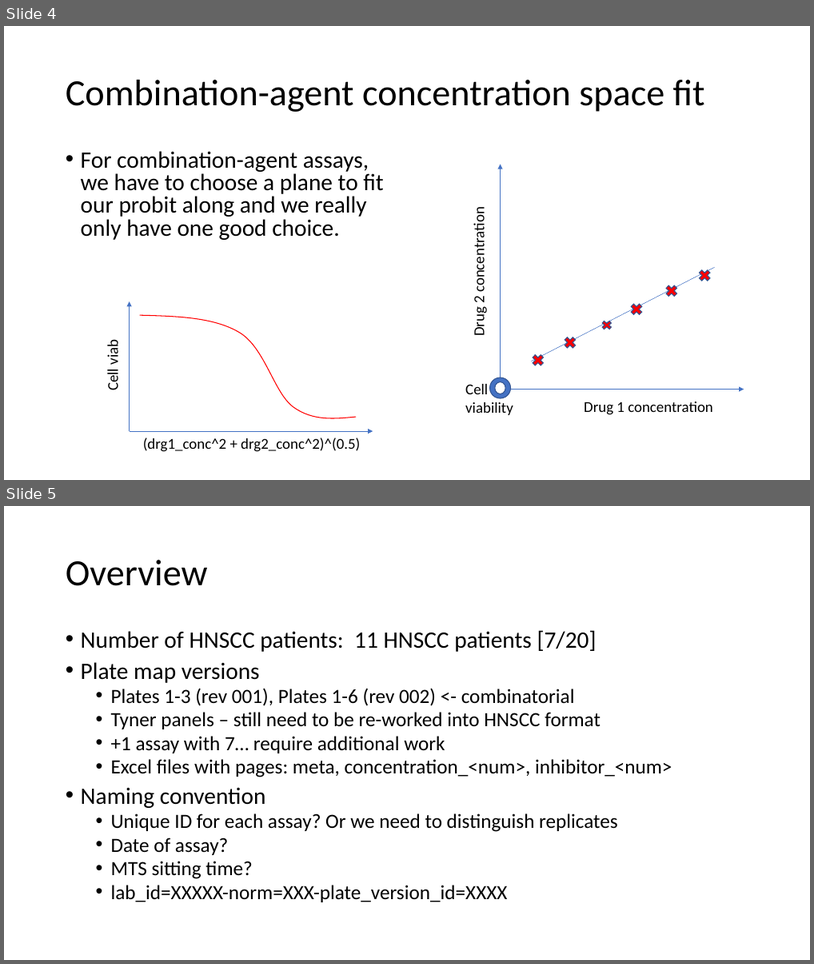
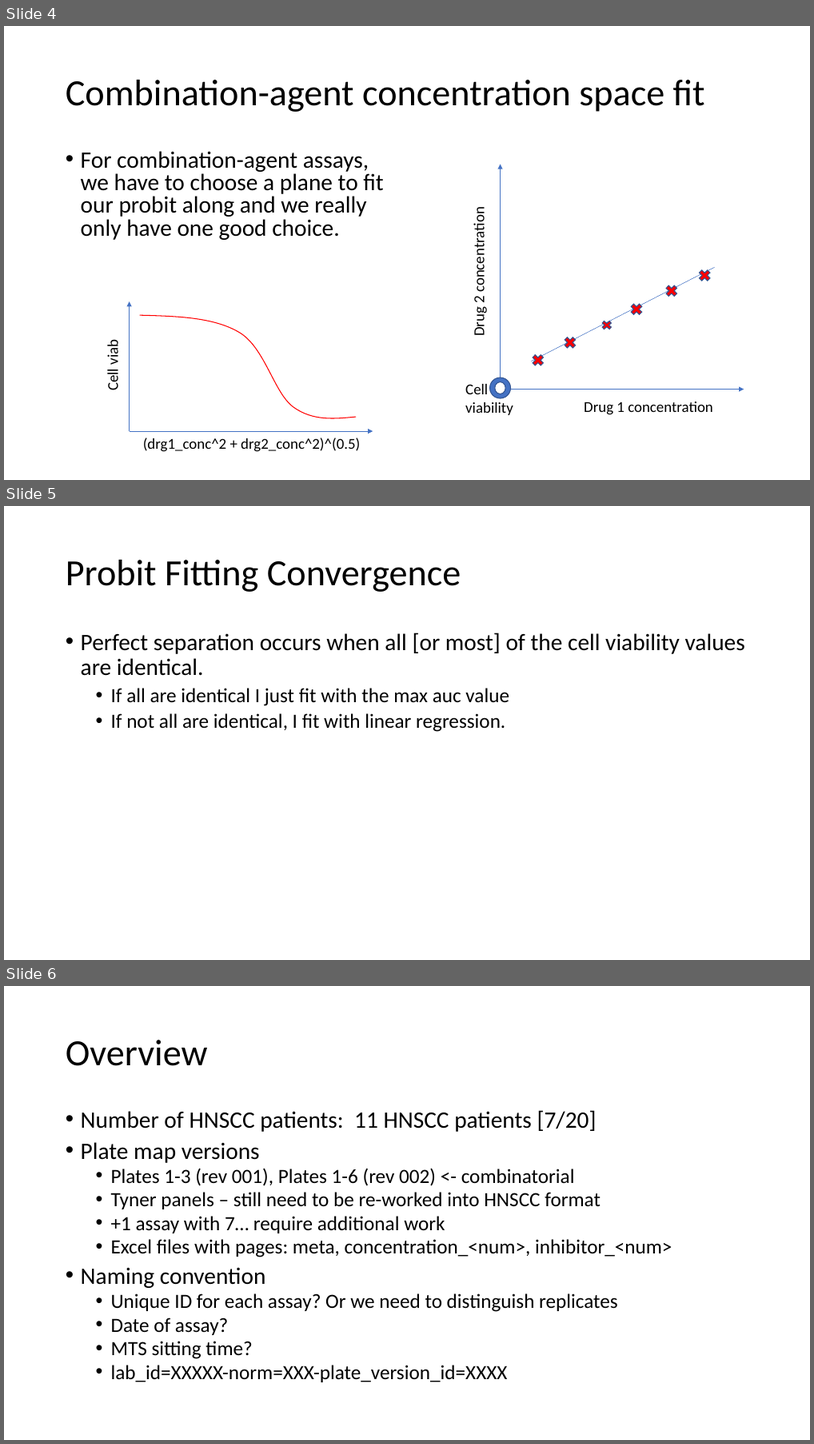
Before and after one commit to nathanieljevans/HNSCC_functional_data_pipeline, a slide deck: docs/HNSCC_functional_assay_pipeline_development.pptx. Shown one above the other, each under a label of ours: slides 4 and 5 before the commit, slides 4, 5 and 6 after it. The pictures are 814x964 and 814x1444 pixels, drawn with LibreOffice and Linux fonts; fonts in the diff are those of the drawing. Boxes give left, top, right and bottom in pixels: in the first picture for what was removed or moved away, otherwise in the second. Text is boxed around its words. In the diff, an @@ line names an element or a change of style, - is before the commit and + after.

Commit message:
updated ppt to include slide on probit convergence issues with perfect separation

```diff
--- a/docs/HNSCC_functional_assay_pipeline_development.pptx
+++ b/docs/HNSCC_functional_assay_pipeline_development.pptx
@@ slide 5 added at [4,506,810,960], background #FFFFFF @@
@@ title added at [66,560,461,592], 44 pt, text #000000 @@
+Probit Fitting Convergence
@@ text added at [81,632,746,732], 24 pt, text #000000 @@
+• Perfect separation occurs when all [or most] of the cell viability values are identical.
+  • If all are identical I just fit with the max auc value
+  • If not all are identical, I fit with linear regression.
@@ what was slide 5 is now slide 6 @@
```
